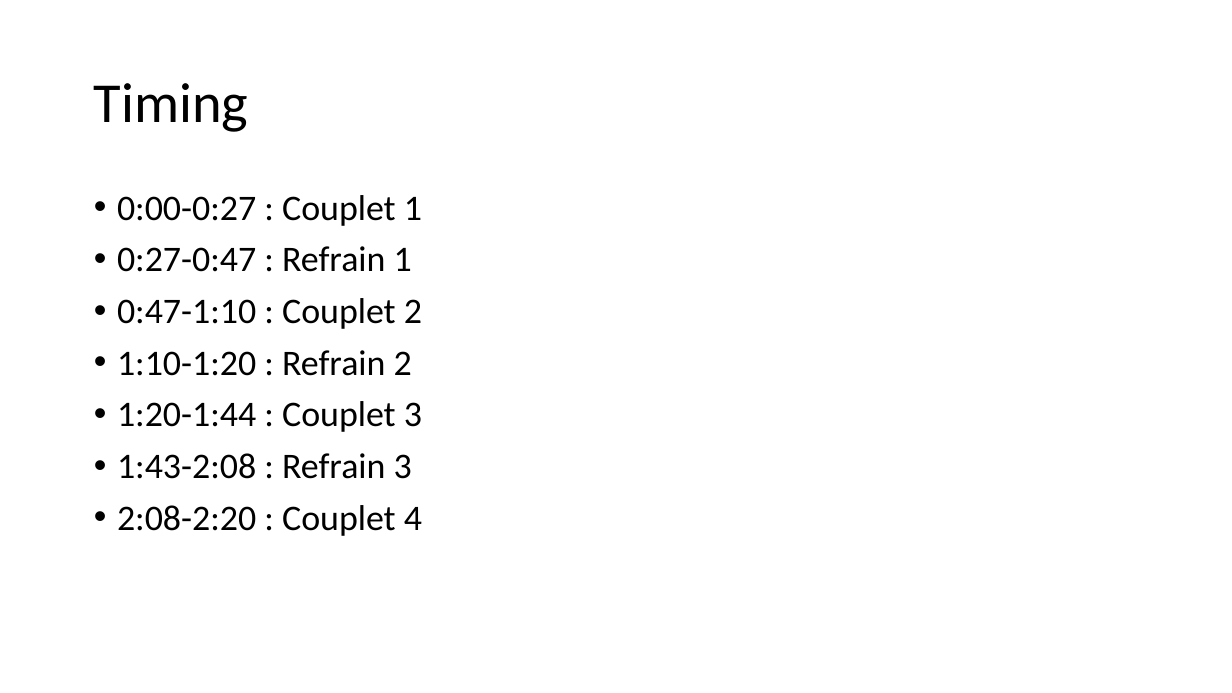
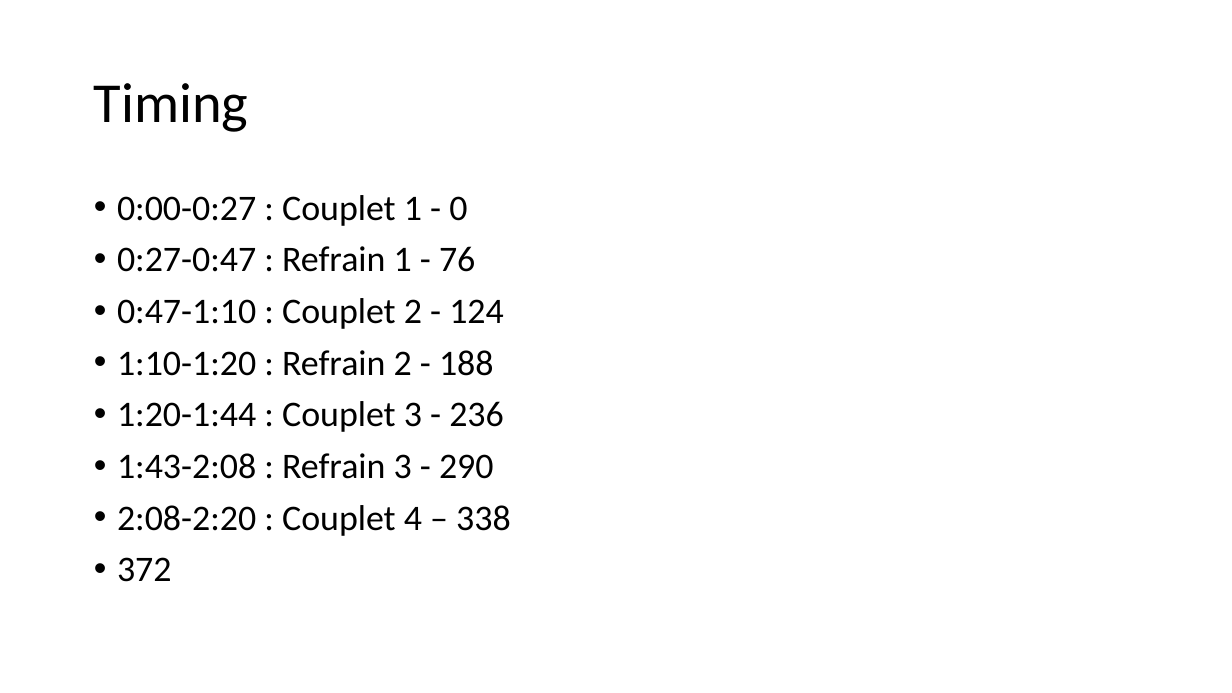
Before and after one commit to brasthm/MusicMech, a slide deck: slide 3 of refs/design map/Furachi na Kassai.pptx. Drawn at 1232x693 pixels with LibreOffice and Linux fonts; fonts in the diff are those of the drawing. Boxes give left, top, right and bottom in pixels: in the first picture for what was removed or moved away, otherwise in the second. Text is boxed around its words. In the diff, an @@ line names an element or a change of style, - is before the commit and + after.

```diff
--- a/refs/design map/Furachi na Kassai.pptx
+++ b/refs/design map/Furachi na Kassai.pptx
@@ text at (x1=117, y1=195, x2=511, y2=582): text changed @@
-• 0:00-0:27 : Couplet 1
-• 0:27-0:47 : Refrain 1
-• 0:47-1:10 : Couplet 2
-• 1:10-1:20 : Refrain 2
-• 1:20-1:44 : Couplet 3
-• 1:43-2:08 : Refrain 3
-• 2:08-2:20 : Couplet 4
+• 0:00-0:27 : Couplet 1 - 0
+• 0:27-0:47 : Refrain 1 - 76
+• 0:47-1:10 : Couplet 2 - 124
+• 1:10-1:20 : Refrain 2 - 188
+• 1:20-1:44 : Couplet 3 - 236
+• 1:43-2:08 : Refrain 3 - 290
+• 2:08-2:20 : Couplet 4 – 338
+• 372
```
Also in this commit, not shown: 50 other files.
